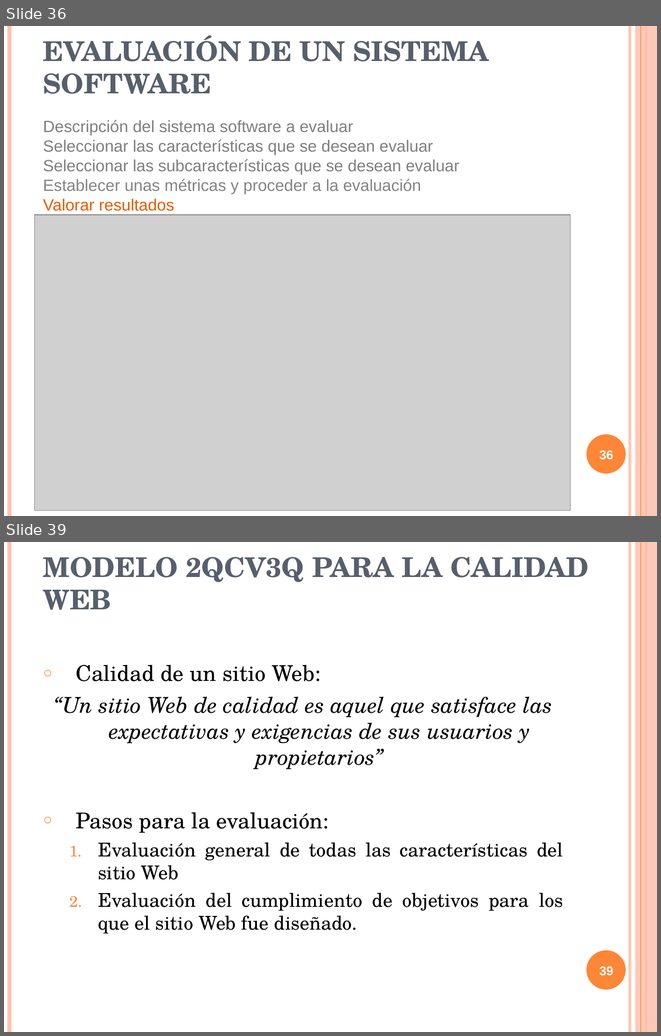
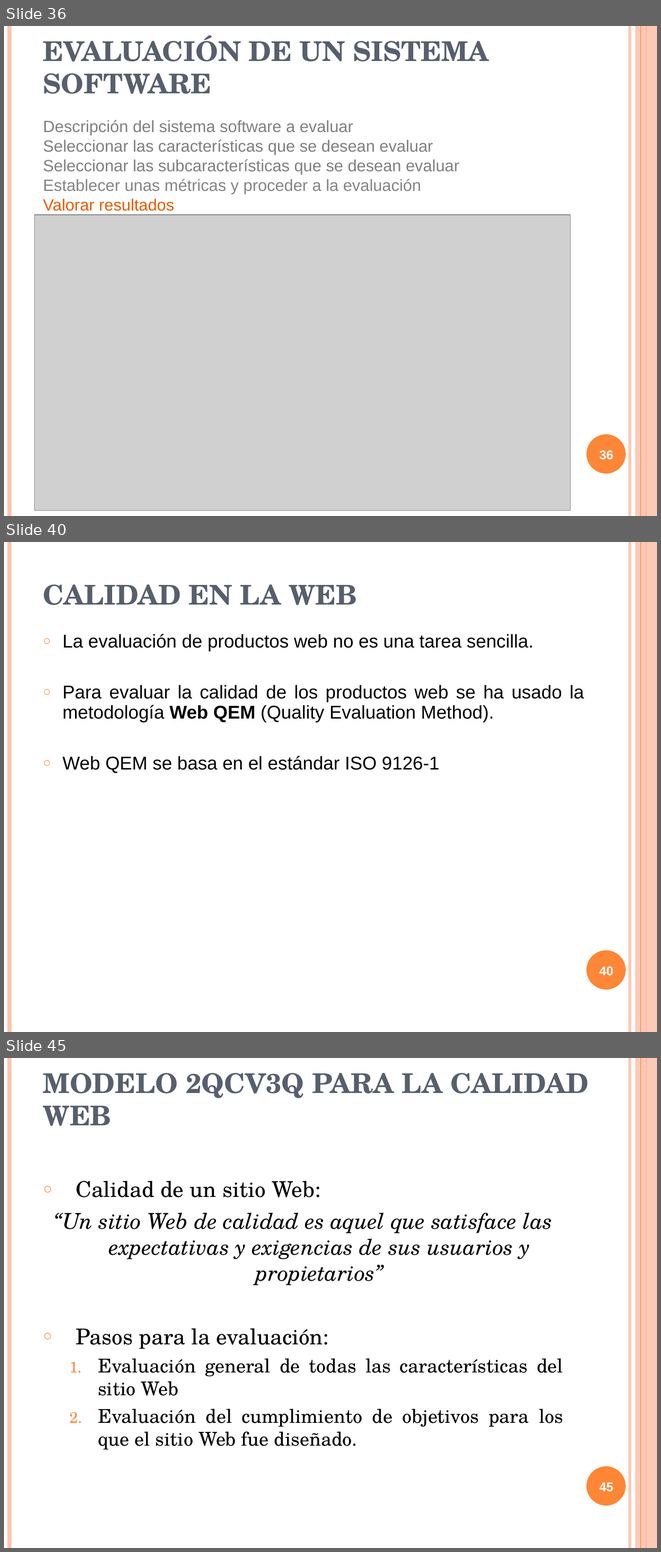
Before and after one commit to txedo/isi-auditoria, a slide deck: calidad/Trabajo/presentacion/presentacionCalidad.ppt. Shown one above the other, each under a label of ours: slides 36 and 39 before the commit, slides 36, 40 and 45 after it; the slides between them are not shown. The pictures are 661x1036 and 661x1552 pixels, drawn with LibreOffice and Linux fonts; fonts in the diff are those of the drawing; grey boxes stand for pictures. Boxes give left, top, right and bottom in pixels: in the first picture for what was removed or moved away, otherwise in the second. Text is boxed around its words. In the diff, an @@ line names an element or a change of style, - is before the commit and + after.

```diff
--- a/calidad/Trabajo/presentacion/presentacionCalidad.ppt
+++ b/calidad/Trabajo/presentacion/presentacionCalidad.ppt
@@ slide 40 added at [4, 542, 657, 1032], background #FFFFFF; not listed: 6 template elements that a slide beside it also shows @@
@@ title added at [43, 584, 357, 605], 30 pt, text #575F6D, bold @@
+CALIDAD EN LA WEB
@@ text added at [62, 634, 584, 773], 20.4 pt, text #000000 @@
+○ La evaluación de productos web no es una tarea sencilla.
+○ Para evaluar la calidad de los productos web se ha usado la metodología Web QEM (Quality Evaluation Method).
+○ Web QEM se basa en el estándar ISO 9126-1
@@ page number added at [599, 966, 614, 975], 14 pt, text #FFFFFF, bold @@
+40
@@ what was slide 39 is now slide 45 @@
@@ page number at [599, 1482, 614, 1492]: text changed @@
-39
+45
```
Also in this commit, not shown: 10 slides changed, 6 other slides added, 1 slide removed.
